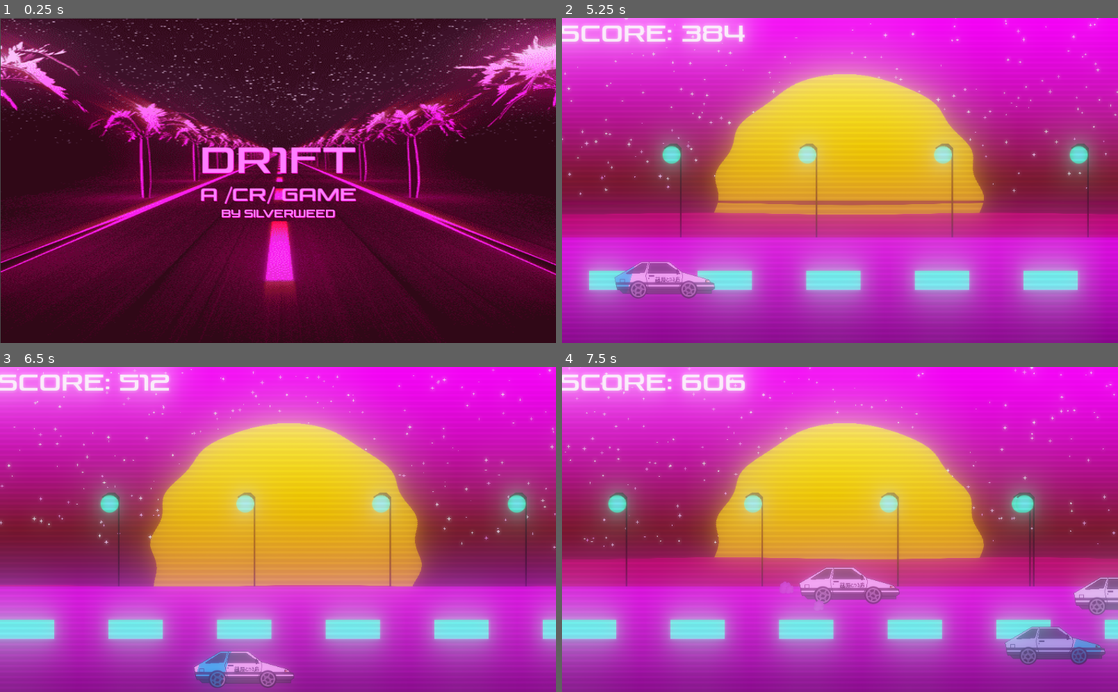
Above: before the commit, frames 1-4 (two rows, left to right).
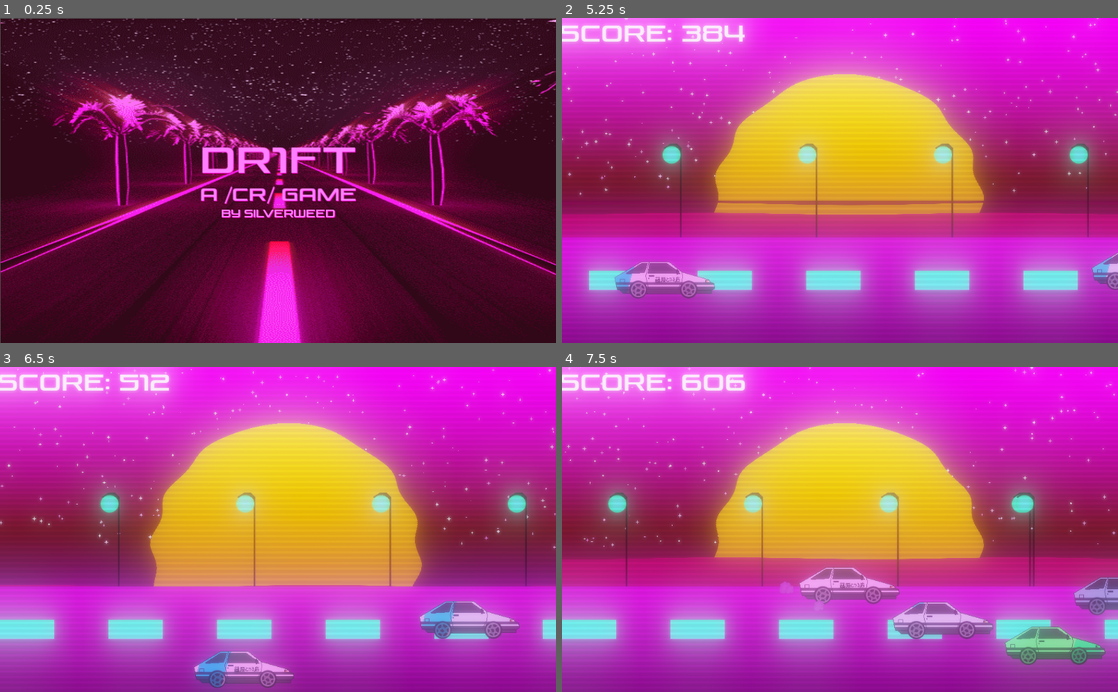
Above: after the commit, the same moments.

Repository: silverweed/dr1ft
Game: Godot game, scene res://Splash.tscn
The game is run twice, just before and just after one commit, with the same random seed, the same clock (stepped at 60 frames per second) and the same inputs.
Inputs (mouse positions are in pixels of both pictures, inside the frame that each line leads up to):
- Up to frame 1 (0.25 s): no input
- Up to frame 2 (5.25 s): move the mouse to (962, 164) at 0.52 s; press the mouse at (962, 164) at 0.53 s; hold D (right) 0.53-1.28 s; tap Shift (drift) at 0.8, 1.35, 2.3, 2.85, 3.8, 4.35 s; move the mouse to (728, 196) at 1.27 s; release the mouse at (728, 196) at 1.28 s; hold S (down) 1.28-2.03 s; click (728, 196) at 1.55 s; move the mouse to (895, 109) at 2.02 s; press the mouse at (895, 109) at 2.03 s; hold D (right) 2.03-2.78 s; move the mouse to (812, 245) at 2.77 s; release the mouse at (812, 245) at 2.78 s; hold W (up) 2.78-3.53 s; click (812, 245) at 3.05 s; move the mouse to (1006, 229) at 3.52 s; press the mouse at (1006, 229) at 3.53 s; hold A (left) 3.53-5.03 s; move the mouse to (673, 131) at 4.27 s; release the mouse at (673, 131) at 4.28 s; click (673, 131) at 4.55 s; move the mouse to (867, 180) at 5.02 s; press the mouse at (867, 180) at 5.03 s; hold S (down) from 5.03 s (still down)
- Up to frame 3 (6.5 s): tap Shift (drift) at 5.3, 5.85 s; move the mouse to (194, 448) at 5.77 s; release S (down) at 5.78 s; release the mouse at (194, 448) at 5.78 s; hold D (right) from 5.78 s (still down); click (194, 448) at 6.05 s
- Up to frame 4 (7.5 s): move the mouse to (962, 513) at 6.52 s; release D (right) at 6.53 s; press the mouse at (962, 513) at 6.53 s; hold W (up) 6.53-7.28 s; tap Shift (drift) at 6.8, 7.35 s; move the mouse to (728, 545) at 7.27 s; release the mouse at (728, 545) at 7.28 s; hold D (right) from 7.28 s (still down)

The runs differ from the first frame. In frame 1, 25% of the frame differs, in the area x 0-100%, y 0-100%; in frame 2, 0.6%; in frame 3, 1.8%; in frame 4, 4.0%.

Commit message:
things

Diff:
--- a/GameOver.tscn
+++ b/GameOver.tscn
@@ -76,6 +76,7 @@
 scale = Vector2( 1.58399, 1.12762 )
 frames = SubResource( 1 )
 animation = "default"
+frame = 12
 playing = true
 
 [node name="Sprite" type="Sprite" parent="." index="2"]
--- a/NPCCarSpawner.gd
+++ b/NPCCarSpawner.gd
@@ -23,4 +23,4 @@
 	npc.position.x = position.x
 	npc.position.y = y
 	npc.speed += speed_boost
-	get_parent().add_child(npc)
+	get_parent().call_deferred("add_child", npc)
--- a/NpcCar.tscn
+++ b/NpcCar.tscn
@@ -1,42 +1,44 @@
 [gd_scene load_steps=9 format=2]
 
 [ext_resource path="res://Car.tscn" type="PackedScene" id=1]
-[ext_resource path="res://assets/car/car1.png" type="Texture" id=2]
-[ext_resource path="res://assets/car/car2.png" type="Texture" id=3]
-[ext_resource path="res://assets/car/car-drift1.png" type="Texture" id=4]
-[ext_resource path="res://assets/car/npccar1.png" type="Texture" id=5]
-[ext_resource path="res://assets/car/npccar2.png" type="Texture" id=6]
+[ext_resource path="res://assets/car/car-drift1.png" type="Texture" id=2]
+[ext_resource path="res://assets/car/npccar1.png" type="Texture" id=3]
+[ext_resource path="res://assets/car/npccar2.png" type="Texture" id=4]
+[ext_resource path="res://assets/car/car1.png" type="Texture" id=5]
+[ext_resource path="res://assets/car/car2.png" type="Texture" id=6]
 [ext_resource path="res://NpcCar.gd" type="Script" id=7]
 
 [sub_resource type="SpriteFrames" id=1]
 
 animations = [ {
-"frames": [ ExtResource( 2 ), ExtResource( 3 ) ],
-"loop": true,
-"name": "default",
-"speed": 5.15
-}, {
-"frames": [ ExtResource( 4 ) ],
+"frames": [ ExtResource( 2 ) ],
 "loop": true,
 "name": "drift",
 "speed": 5.0
 }, {
-"frames": [ ExtResource( 5 ), ExtResource( 6 ) ],
+"frames": [ ExtResource( 3 ), ExtResource( 4 ) ],
 "loop": true,
 "name": "npcdefault",
 "speed": 5.0
+}, {
+"frames": [ ExtResource( 5 ), ExtResource( 6 ) ],
+"loop": true,
+"name": "default",
+"speed": 5.15
 } ]
 _sections_unfolded = [ "Resource" ]
 
-[node name="Car" instance=ExtResource( 1 )]
+[node name="Car" index="0" instance=ExtResource( 1 )]
 
 z_index = 0
 frames = SubResource( 1 )
 animation = "npcdefault"
+frame = 0
 script = ExtResource( 7 )
 
 [node name="DefaultArea" parent="." index="4"]
 
+monitoring = false
 collision_layer = 2
 
 [node name="DriftArea" parent="." index="5"]
--- a/Splash.tscn
+++ b/Splash.tscn
@@ -132,7 +132,7 @@
 scale = Vector2( 2.00972, 1.18385 )
 frames = SubResource( 1 )
 animation = "default"
-frame = 2
+frame = 30
 playing = true
 
 [node name="VBoxContainer" type="VBoxContainer" parent="CenterContainer" index="1"]
--- a/assets/gameover/project.godot
+++ /dev/null
@@ -1,19 +0,0 @@
-; Engine configuration file.
-; It's best edited using the editor UI and not directly,
-; since the parameters that go here are not all obvious.
-;
-; Format:
-;   [section] ; section goes between []
-;   param=value ; assign values to parameters
-
-config_version=3
-
-[application]
-
-config/name="ShaderTest"
-run/main_scene="res://ShaderTestScreen.tscn"
-config/icon="res://icon.png"
-
-[rendering]
-
-environment/default_environment="res://default_env.tres"
Not shown: 5 places in Splash.tscn that only renumber resources
Not shown, removed: assets/001.png.import
Not shown, removed: assets/002.png.import
Not shown, removed: assets/003.png.import
Not shown, removed: assets/004.png.import
Not shown, removed: assets/005.png.import
Not shown, removed: assets/006.png.import
Not shown, removed: assets/007.png.import
Not shown, removed: assets/008.png.import
Not shown, removed: assets/009.png.import
Not shown, removed: assets/010.png.import
Not shown, removed: assets/011.png.import
(and 34 more such lines)
